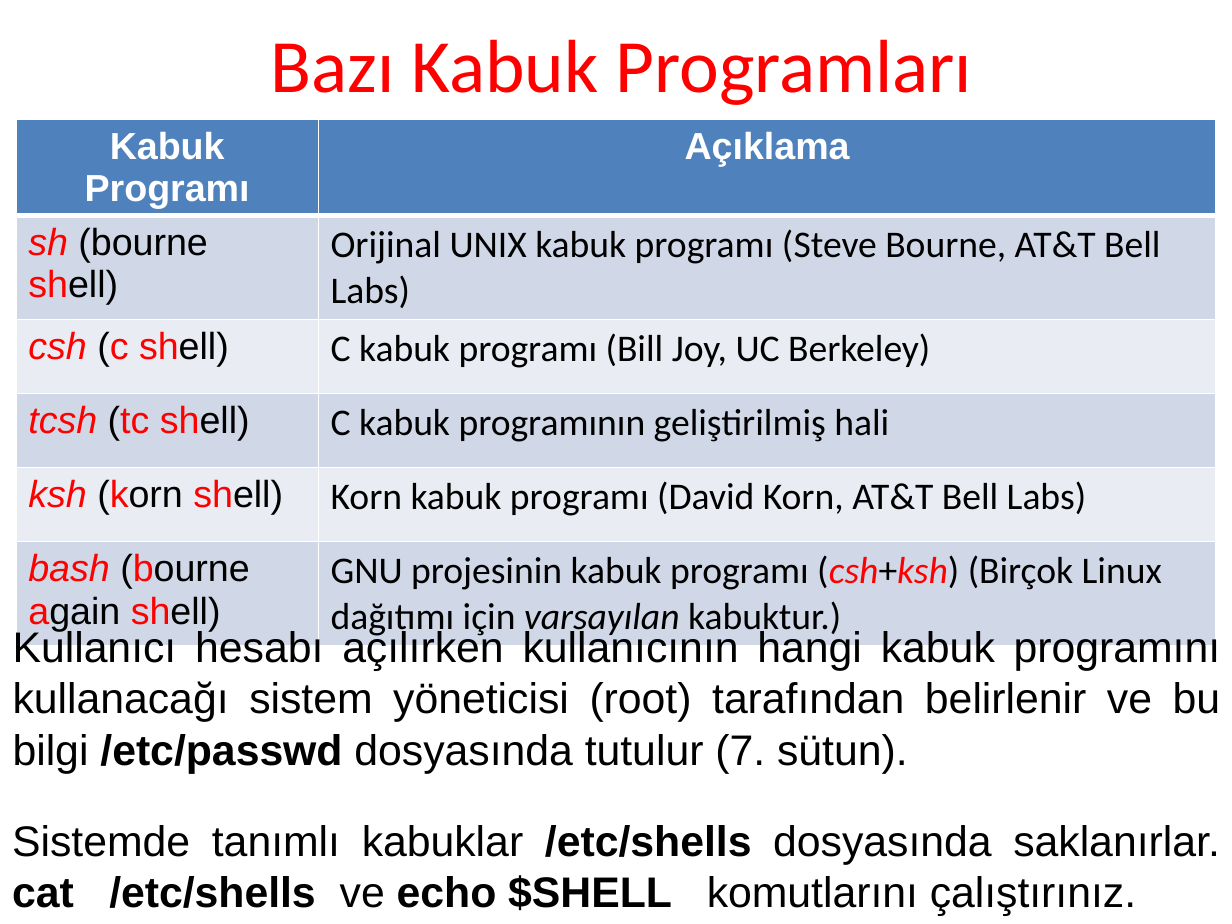
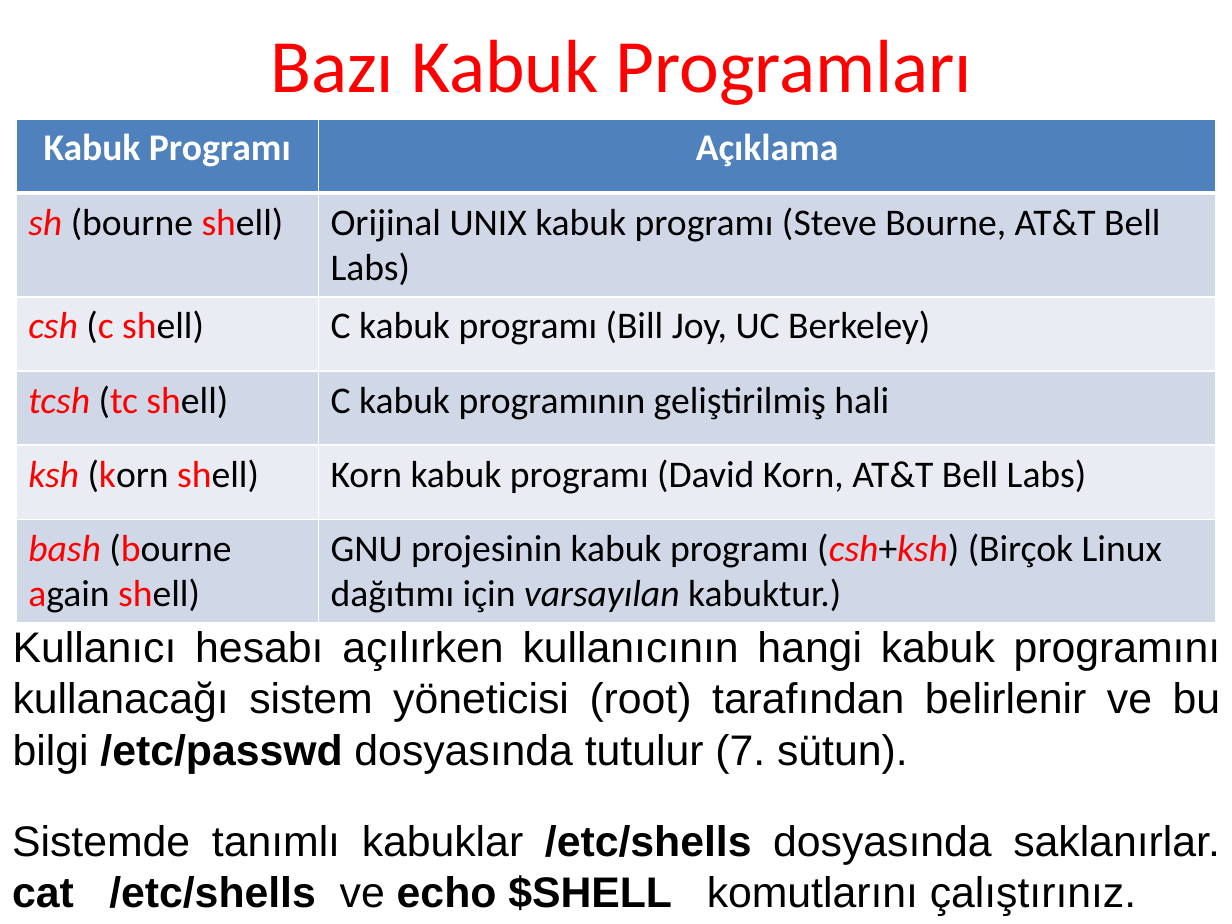
Before and after one commit to xBugor/4thclass, a slide deck: slide 4 of Kabuk/Lecture2.pptx. Drawn at 1232x924 pixels with LibreOffice and Linux fonts; fonts in the diff are those of the drawing. Boxes give left, top, right and bottom in pixels: in the first picture for what was removed or moved away, otherwise in the second. Text is boxed around its words. In the diff, an @@ line names an element or a change of style, - is before the commit and + after.

```diff
--- a/Kabuk/Lecture2.pptx
+++ b/Kabuk/Lecture2.pptx
@@ table at (16,120,1216,617) @@
@@ font Arial to Calibri in "Kabuk Programı", "Açıklama", "sh (bourne shell)", "csh (c shell)" and 3 more places @@
@@ borders changed @@
```
Also in this commit, not shown: 23 other slides changed, 3 other files.
